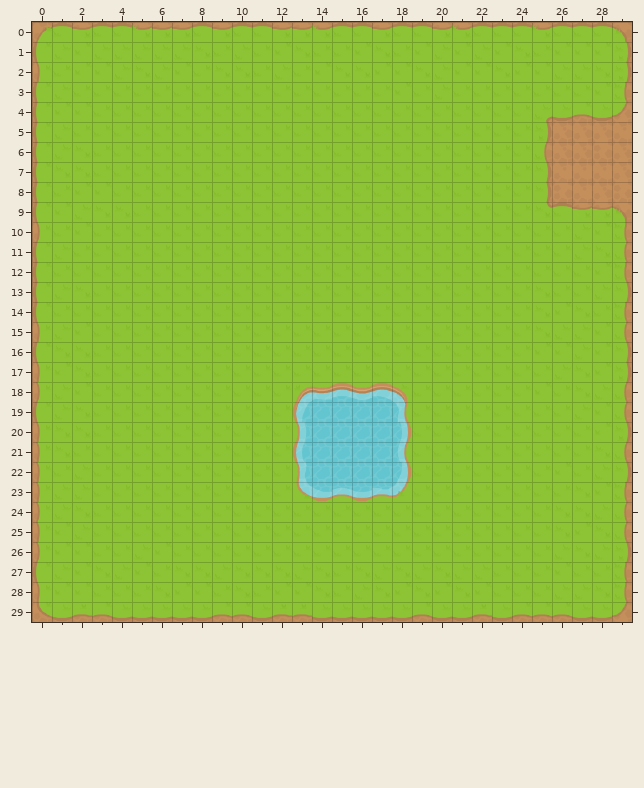
A Tiled map gets an edit: Assets/world1.tmx. The picture above was drawn from the file before the commit.
Cells are 32x32 px. Shown: x 0..29, y 0..29.
New version:
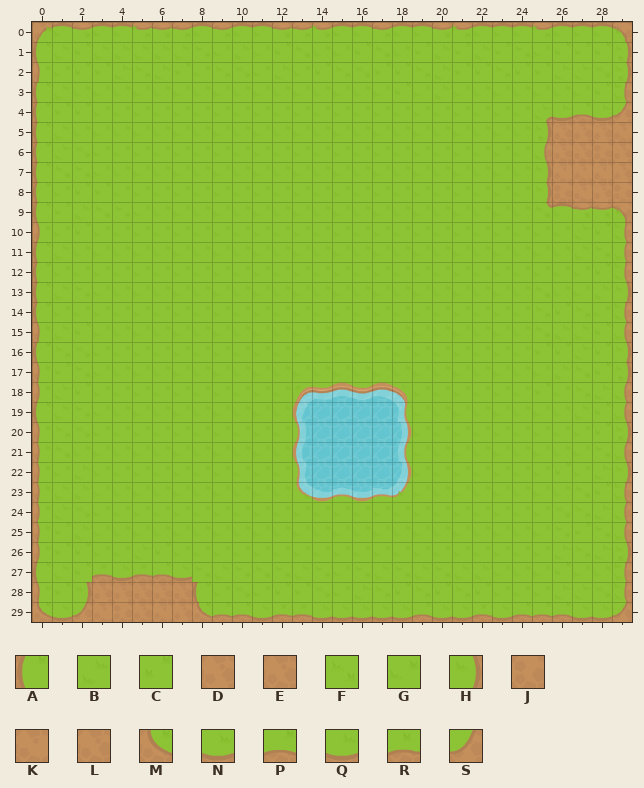
Key: from "RPGpack": A 40, B 41, C 42, D 51, E 52, F 81, G 82, H 85, J 93, K 94, L 132, M 200, N 201, P 202, Q 203, R 204, S 205.
_ is an empty cell.
The edit:
{"where": "layer \"World\""}
{"y":27,"x":3,"old":"FBCGF","new":"RNRPQ"}
{"y":28,"x":2,"old":"CGGGFCC","new":"HDDLEEA"}
{"y":29,"x":2,"old":"RPQQQQN","new":"SKJLKDM"}
{"label":"changed","picture_box":[72,563,212,622]}
